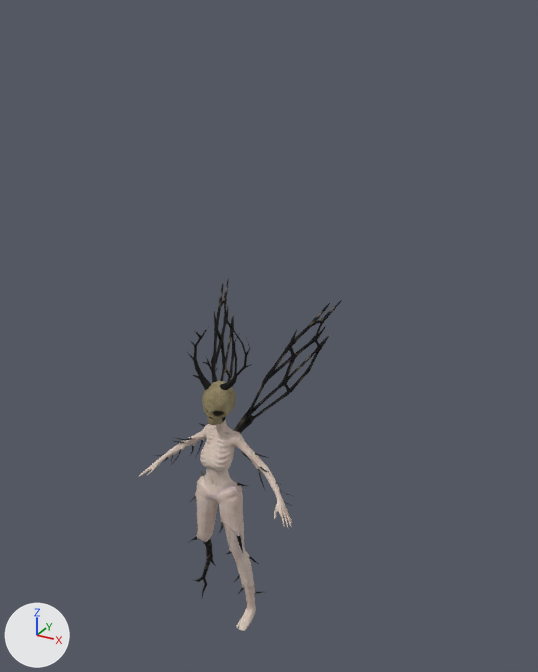
An edit to the FBX model Assets/Characters/CorruptedFairy/FairyPlant.fbx, drawn before and after from the same camera.
The view is the same before and after, from a 50 mm lens placed at (0.818, -1.247, 1.426), pointed at (-0.013, 0.264, 0.671). Lighting does not change. The marker at lower left points along +X, +Y and +Z. The picture after the commit comes second. Where no turn or scale is listed for an object, it has been applied to the vertices. Vertices at exactly the same position are counted once.

Script lines for the objects in view, before the commit:
```python
mat_fairyplantmat = bpy.data.materials.new('FairyPlantMat')
mat_fairyplantmat.use_nodes = True; mat_fairyplantmat.node_tree.nodes.clear()
_N = mat_fairyplantmat.node_tree.nodes; _L = mat_fairyplantmat.node_tree.links
n0 = _N.new('ShaderNodeBsdfPrincipled'); n0.name = 'Principled BSDF'
n0.inputs[2].default_value = 1.0  # 'Roughness'
n1 = _N.new('ShaderNodeOutputMaterial'); n1.name = 'Material Output'
n2 = _N.new('ShaderNodeTexImage'); n2.name = 'Image Texture'
n2.image = img_fairyplantdiff_png
n3 = _N.new('ShaderNodeTexImage'); n3.name = 'Image Texture.001'
n3.image = img_fairyplantnorm_png
n4 = _N.new('ShaderNodeNormalMap'); n4.name = 'Normal Map'
_L.new(n2.outputs[0], n0.inputs[0])  # 'Color' to 'Base Color'
_L.new(n3.outputs[0], n4.inputs[1])  # 'Color' to 'Color'
_L.new(n4.outputs[0], n0.inputs[5])  # 'Normal' to 'Normal'
_L.new(n0.outputs[0], n1.inputs[0])  # 'BSDF' to 'Surface'
me_fairfairyplant = bpy.data.meshes.new('FairFairyPlant')
me_fairfairyplant.from_pydata(...)  # 7390 vertices, 7599 faces; spans x -0.211..0.211, y -0.054..0.315, z -0.016..0.809
me_fairfairyplant.materials.append(mat_fairyplantmat)
ob_fairyplant = bpy.data.objects.new('FairyPlant', me_fairfairyplant)
ob_fairyplant.location = (0.0, 0.0, 0.0)
```
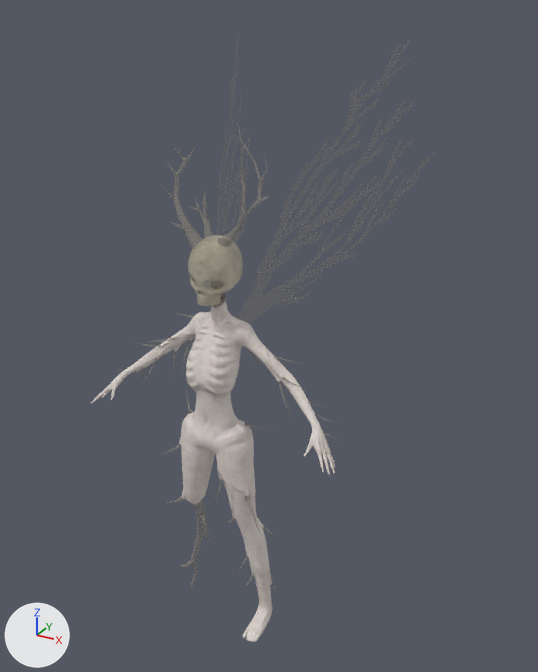
Diff of the bpy script that builds the scene:
```diff
--- a/Assets/Characters/CorruptedFairy/FairyPlant.fbx.py
+++ b/Assets/Characters/CorruptedFairy/FairyPlant.fbx.py
@@ img_fairyplantdiff_png @@
-img_fairyplantdiff_png = load_image('FairyPlantDiff.png', '../../_Project/Materials & Textures/Textures/Characters/FairyPlantDiff.png', 1024, 1024, 'sRGB')
+img_fairyplantdiff_png = load_image('FairyPlantDiff.png', '../../_Project/Materials & Textures/Textures/Characters/FairyPlantDiff.png', 1024, 1024, 'Non-Color')
@@ mat_fairyplantmat @@
 n0 = _N.new('ShaderNodeBsdfPrincipled'); n0.name = 'Principled BSDF'
 n3 = _N.new('ShaderNodeTexImage'); n3.name = 'Image Texture.001'
-n3.image = img_fairyplantnorm_png
+n3.image = img_fairyplantdiff_png
+n5 = _N.new('ShaderNodeTexImage'); n5.name = 'Image Texture.002'
+n5.image = img_fairyplantnorm_png
 n4 = _N.new('ShaderNodeNormalMap'); n4.name = 'Normal Map'
 _L.new(n2.outputs[0], n0.inputs[0])  # 'Color' to 'Base Color'
-_L.new(n3.outputs[0], n4.inputs[1])  # 'Color' to 'Color'
 _L.new(n4.outputs[0], n0.inputs[5])  # 'Normal' to 'Normal'
 _L.new(n0.outputs[0], n1.inputs[0])  # 'BSDF' to 'Surface'
+_L.new(n3.outputs[0], n0.inputs[4])  # 'Color' to 'Alpha'
+_L.new(n5.outputs[0], n4.inputs[1])  # 'Color' to 'Color'
@@ me_fairfairyplant @@
 # used by ob_fairyplant; location = (0.0, 0.0, 0.0)
-me_fairfairyplant.from_pydata(...)  # 7390 vertices, 7599 faces; spans x -0.211..0.211, y -0.054..0.315, z -0.016..0.809
+me_fairfairyplant.from_pydata(...)  # 6414 vertices, 6537 faces; spans x -0.318..0.334, y -0.082..0.639, z -0.024..1.377
+# me_fairfairyplant part 1: the loose piece of 2028 vertices spanning x -0.081..0.09, y -0.038..0.051, z 0.569..0.809 is scaled about its middle by 1.51, then moved by (0.002, 0.003, 0.354)
+# me_fairfairyplant part 2: the loose piece of 4336 vertices spanning x -0.211..0.211, y -0.054..0.07, z -0.016..0.592 is rebuilt with 4336 vertices and now spans x -0.318..0.334, y -0.082..0.078, z -0.024..0.897
+# me_fairfairyplant part 3: the loose piece of 513 vertices spanning x 0.021..0.162, y 0.019..0.315, z 0.514..0.789 is deleted
+# me_fairfairyplant part 4: the loose piece of 513 vertices spanning x -0.162..-0.021, y 0.019..0.315, z 0.514..0.789 is deleted
+# other edits to the shape of me_fairfairyplant do not show in these pictures
 me_fairfairyplant.materials.append(mat_fairyplantmat)
```

Location of each change, [x1, y1, x2, y2] in pixels of the pictures (538 x 672 px; the box of a moved part takes in the faces that stretch with it):
'FairyPlant', surface changed, reshaped: before [138, 278, 342, 631]; after [91, 235, 335, 642]
part 1 of me_fairfairyplant, moved or reshaped: before [186, 326, 252, 425]; after [188, 235, 243, 305]
part 2 of me_fairfairyplant, rebuilt (58% wider, 61% taller): before [138, 417, 292, 631]; after [91, 297, 335, 642]
part 3 of me_fairfairyplant, deleted: before [234, 300, 342, 433]
part 4 of me_fairfairyplant, deleted: before [213, 278, 234, 382]
